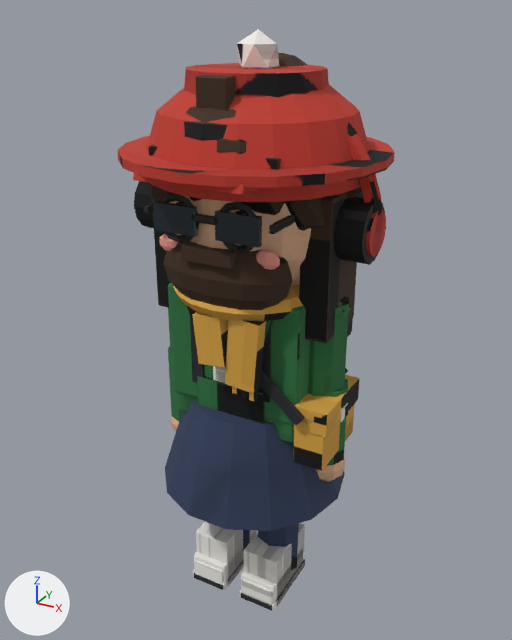
A saved change to the glTF model kairos-ui/public/modelos/personagem.glb.
Rendered twice from a camera (50 mm lens) standing at (0.763, -1.377, 1.449) and looking at (-0.009, 0.027, 0.748). Lighting does not change. The marker at lower left points along +X, +Y and +Z. The first picture is the older version. Vertices at exactly the same position are counted once.

In view in the first picture: 'acessorio_bolsa', 'acessorio_cachecol', 'baixo_saia', 'cabelo_longo_aba', 'cabelo_topete', 'chapeu_fedora', 'chapeu_fones', 'chapeu_gorro', 'cima_jaqueta', 'cima_moletom', 'corpo', 'rosto_barba', 'rosto_oculos_sol', 'sapato_bota' and 18 more.
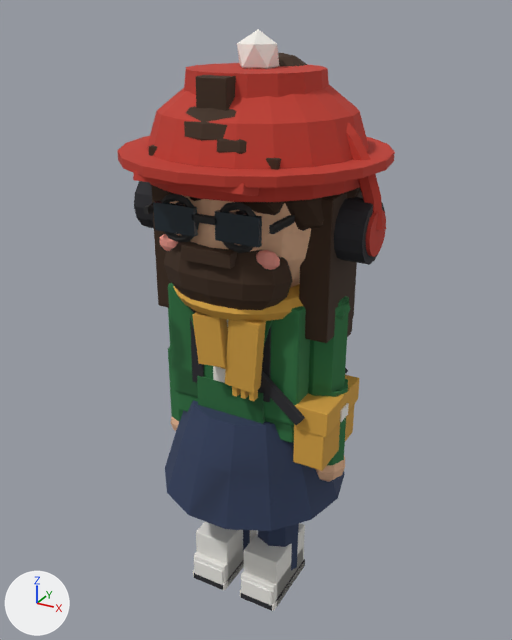
Boxes (x1, y1, x2, y2) around the edits, measured in the pictures (512 x 640 px):
'acessorio_cachecol', recoloured: (185, 284, 303, 401) in both
part 1 of me_acessorio_bolsa, recoloured (black to brown): (293, 377, 360, 471) in both
part 2 of me_acessorio_bolsa, recoloured: (340, 403, 349, 421) in both
part 3 of me_cabelo_longo_aba, recoloured: (151, 185, 352, 343) in both
part 4 of me_cabelo_topete, recoloured: (184, 121, 246, 144) in both
part 5 of me_chapeu_fedora, recoloured: (118, 63, 395, 186) in both
part 6 of me_chapeu_fones, recoloured (lighter): (346, 122, 386, 257) in both
part 7 of me_chapeu_fones, recoloured: (134, 181, 385, 259) in both
part 8 of me_cima_moletom, recoloured: (170, 338, 334, 465) in both

What changed in the scene script:
```text
Add mat_tinta_cima_cima_moletom:
    mat_tinta_cima_cima_moletom = bpy.data.materials.new('tinta_cima#cima_moletom')
    # colours: dark green #2c7441
    # uses the picture img_detalhe_cima_moletom
Add mat_branco_cima_moletom:
    mat_branco_cima_moletom = bpy.data.materials.new('branco#cima_moletom')
    # colours: white #f4f1ea
    # uses the picture img_detalhe_cima_moletom
Add mat_tinta_chapeu_chapeu_fones:
    mat_tinta_chapeu_chapeu_fones = bpy.data.materials.new('tinta_chapeu#chapeu_fones')
    # colours: red #c0392b
    # uses the picture img_detalhe_chapeu_fones
Add mat_preto_chapeu_fones:
    mat_preto_chapeu_fones = bpy.data.materials.new('preto#chapeu_fones')
    # colours: black #26262b
    # uses the picture img_detalhe_chapeu_fones
Add mat_preto_chapeu_fedora:
    mat_preto_chapeu_fedora = bpy.data.materials.new('preto#chapeu_fedora')
    # colours: black #26262b
    # uses the picture img_detalhe_chapeu_fedora
Add mat_tinta_chapeu_chapeu_fedora:
    mat_tinta_chapeu_chapeu_fedora = bpy.data.materials.new('tinta_chapeu#chapeu_fedora')
    # colours: red #c0392b
    # uses the picture img_detalhe_chapeu_fedora
Add mat_tinta_cabelo_cabelo_topete:
    mat_tinta_cabelo_cabelo_topete = bpy.data.materials.new('tinta_cabelo#cabelo_topete')
    # colours: brown #3d2817
    # uses the picture img_detalhe_cabelo_topete
Add mat_tinta_cabelo_cabelo_longo_aba:
    mat_tinta_cabelo_cabelo_longo_aba = bpy.data.materials.new('tinta_cabelo#cabelo_longo_aba')
    # colours: brown #3d2817
    # uses the picture img_detalhe_cabelo_longo_aba
Add mat_tinta_acessorio_acessorio_cachecol:
    mat_tinta_acessorio_acessorio_cachecol = bpy.data.materials.new('tinta_acessorio#acessorio_cachecol')
    # colours: orange #d9a441
    # uses the picture img_detalhe_acessorio_cachecol
Add mat_branco_acessorio_bolsa:
    mat_branco_acessorio_bolsa = bpy.data.materials.new('branco#acessorio_bolsa')
    # colours: white #f4f1ea
    # uses the picture img_detalhe_acessorio_bolsa
Add mat_preto_acessorio_bolsa:
    mat_preto_acessorio_bolsa = bpy.data.materials.new('preto#acessorio_bolsa')
    # colours: black #26262b
    # uses the picture img_detalhe_acessorio_bolsa
Add mat_tinta_acessorio_acessorio_bolsa:
    mat_tinta_acessorio_acessorio_bolsa = bpy.data.materials.new('tinta_acessorio#acessorio_bolsa')
    # colours: orange #d9a441
    # uses the picture img_detalhe_acessorio_bolsa
Change me_acessorio_bolsa:
    where me_acessorio_bolsa.from_pydata(...)  # 144 vertices, 264 faces; spans x -0.135..0.254, y -0.134..0.134, z 0.475..0.874
    remove me_acessorio_bolsa.materials.append(mat_preto)
    me_acessorio_bolsa part 1: all 216 faces that had it switch from mat_tinta_acessorio to mat_tinta_acessorio_acessorio_bolsa
    me_acessorio_bolsa part 2: all 12 faces that had it switch from mat_branco to mat_branco_acessorio_bolsa
    add me_acessorio_bolsa.materials.append(mat_preto_acessorio_bolsa)
Change me_acessorio_cachecol:
    where me_acessorio_cachecol.from_pydata(...)  # 296 vertices, 572 faces; spans x -0.19..0.19, y -0.19..0.19, z 0.64..0.886
    remove me_acessorio_cachecol.materials.append(mat_tinta_acessorio)
    add me_acessorio_cachecol.materials.append(mat_tinta_acessorio_acessorio_cachecol)
Change me_cabelo_longo_aba:
    where me_cabelo_longo_aba.from_pydata(...)  # 338 vertices, 656 faces; spans x -0.225..0.225, y -0.18..0.247, z 0.69..1.145
    me_cabelo_longo_aba part 3: 656 faces spanning x -0.225..0.225, y -0.18..0.247, z 0.69..1.145 switch from mat_tinta_cabelo to mat_tinta_cabelo_cabelo_longo_aba
Change me_cabelo_topete:
    where me_cabelo_topete.from_pydata(...)  # 286 vertices, 560 faces; spans x -0.213..0.213, y -0.21..0.247, z 0.86..1.29
    me_cabelo_topete part 4: 560 faces spanning x -0.213..0.213, y -0.21..0.247, z 0.86..1.29 switch from mat_tinta_cabelo to mat_tinta_cabelo_cabelo_topete
Change me_chapeu_fedora:
    where me_chapeu_fedora.from_pydata(...)  # 104 vertices, 196 faces; spans x -0.3..0.3, y -0.29..0.31, z 1.15..1.335
    remove me_chapeu_fedora.materials.append(mat_preto)
    me_chapeu_fedora part 5: all 136 faces that had it switch from mat_tinta_chapeu to mat_tinta_chapeu_chapeu_fedora
    add me_chapeu_fedora.materials.append(mat_preto_chapeu_fedora)
Change me_chapeu_fones:
    where me_chapeu_fones.from_pydata(...)  # 202 vertices, 376 faces; spans x -0.305..0.305, y -0.068..0.068, z 0.954..1.335
    me_chapeu_fones part 6: all 272 faces that had it switch from mat_tinta_chapeu to mat_tinta_chapeu_chapeu_fones
    me_chapeu_fones part 7: all 104 faces that had it switch from mat_preto to mat_preto_chapeu_fones
Change me_cima_moletom:
    where me_cima_moletom.from_pydata(...)  # 412 vertices, 776 faces; spans x -0.25..0.25, y -0.12..0.15, z 0.44..0.895
    remove me_cima_moletom.materials.append(mat_branco)
    me_cima_moletom part 8: 622 faces spanning x -0.25..0.25, y -0.12..0.15, z 0.44..0.895 switch from mat_tinta_cima to mat_tinta_cima_cima_moletom
    add me_cima_moletom.materials.append(mat_branco_cima_moletom)
```
